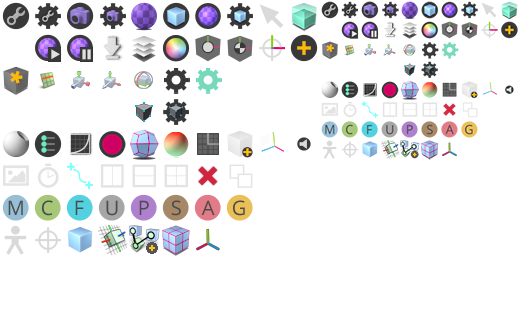
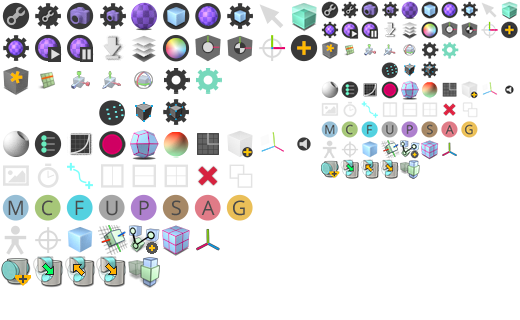
Layer changes from the first 520×320 image to the second:
painted on "32 copy" over [321, 8, 492, 179]
painted on "32" over [1, 35, 160, 288]
